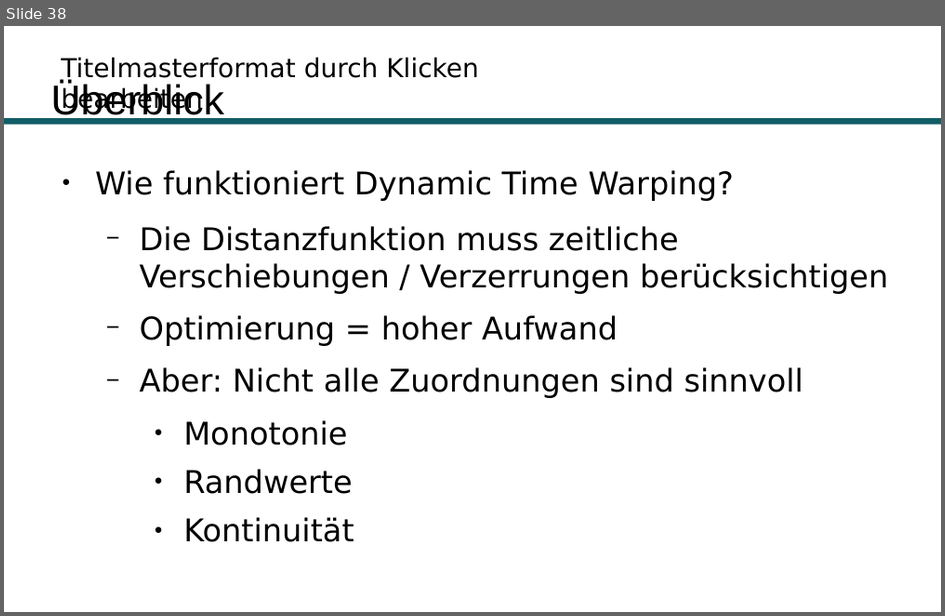
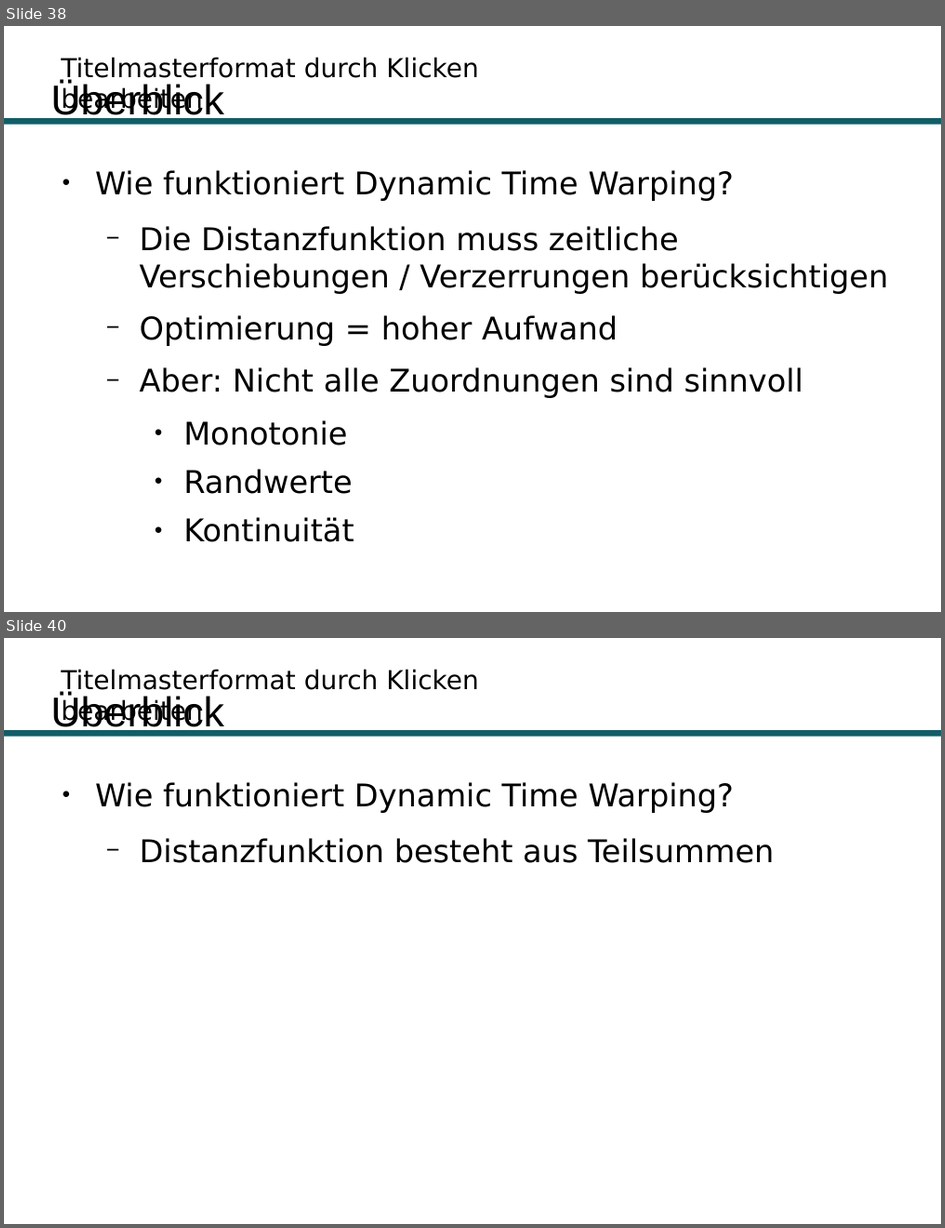
Before and after one commit to Hirnschwamm/DTW, a slide deck: Präsentation.odp. Shown one above the other, each under a label of ours: slide 38 before the commit, slides 38 and 40 after it; the slides between them are not shown. The pictures are 945x616 and 945x1228 pixels, drawn with LibreOffice and Linux fonts; fonts in the diff are those of the drawing; background and template pictures are left out. Boxes give left, top, right and bottom in pixels: in the first picture for what was removed or moved away, otherwise in the second. Text is boxed around its words. In the diff, an @@ line names an element or a change of style, - is before the commit and + after.

```diff
--- a/Präsentation.odp
+++ b/Präsentation.odp
@@ slide 40 added at box(4, 638, 941, 1224), background #FFFFFF; not listed: 2 template elements that a slide beside it also shows @@
@@ title added at box(50, 694, 224, 735), 32 pt, text #000000 @@
+Überblick
@@ text added at box(95, 782, 774, 863), 24 pt, text #000000 @@
+● Wie funktioniert Dynamic Time Warping?
+  − Distanzfunktion besteht aus Teilsummen
```
Also in this commit, not shown: 1 slide changed, 12 other slides added.
